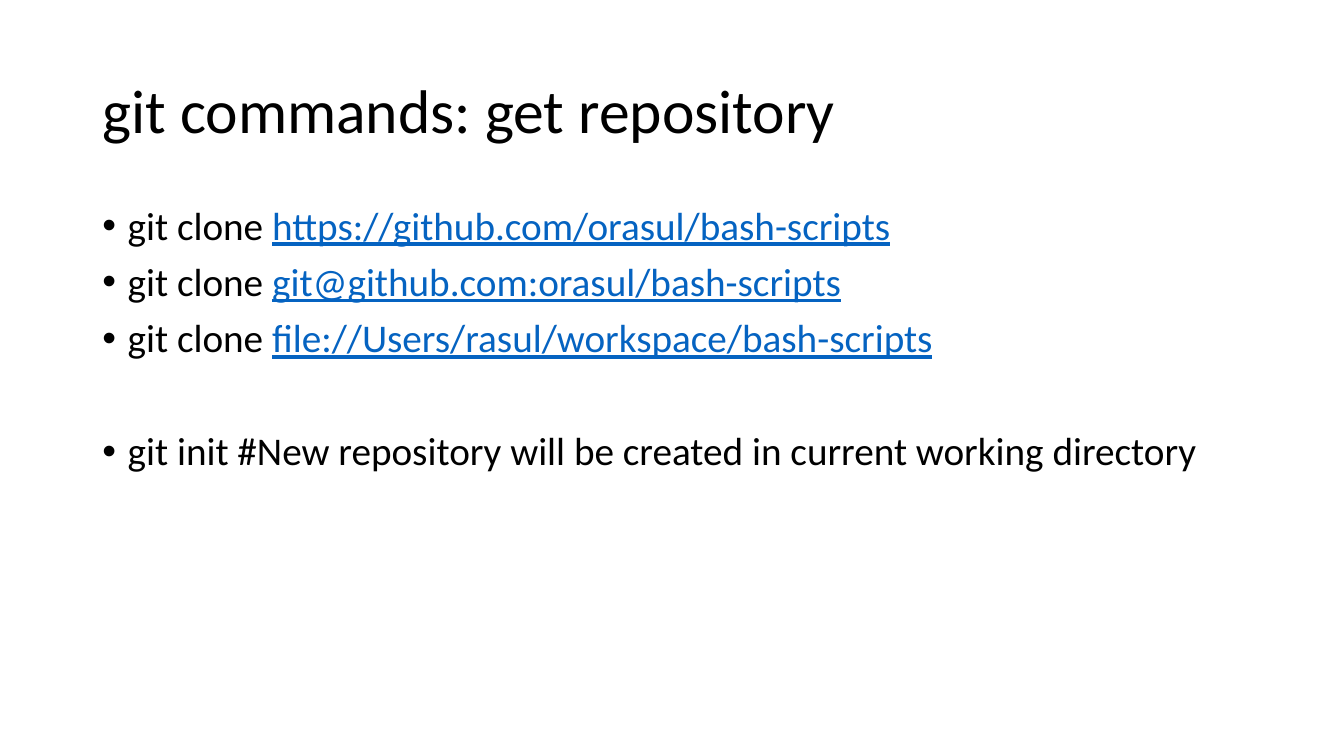
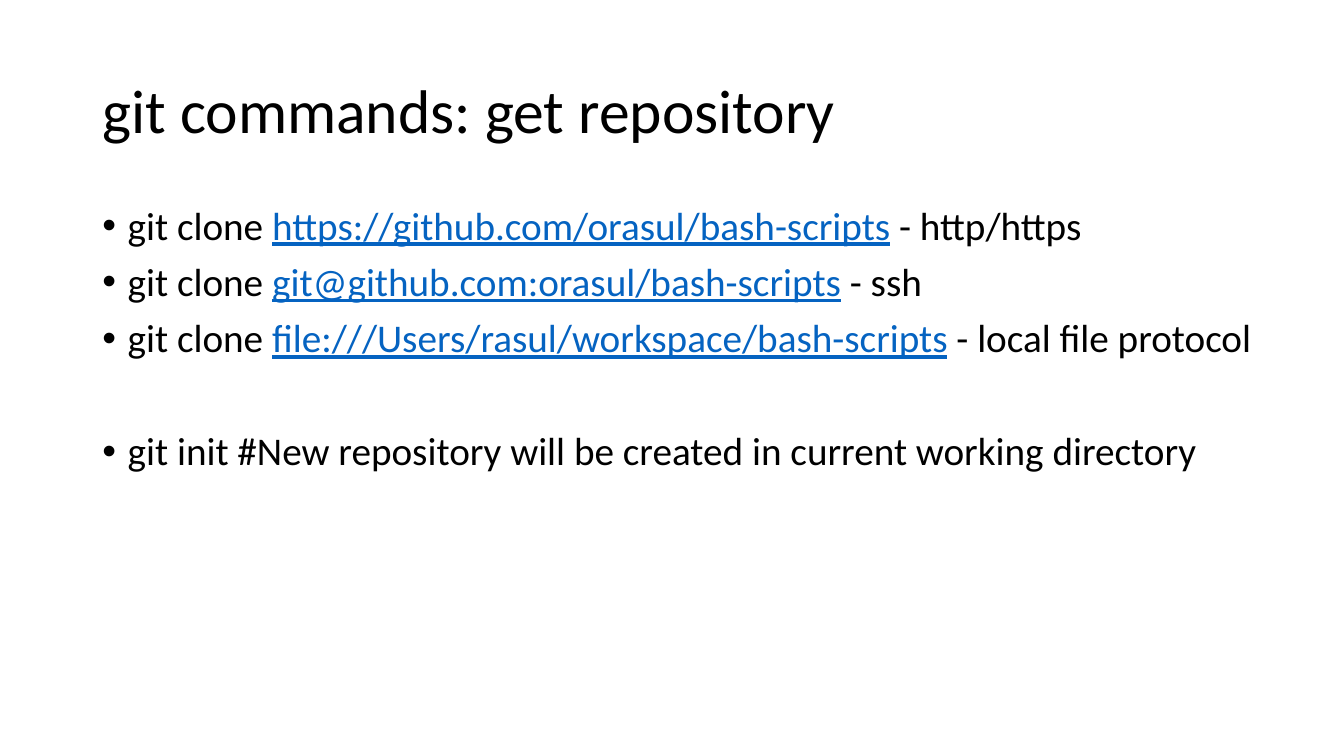
Before and after one commit to CsteerDevops1/lectures_devops2, a slide deck: slide 7 of GIT/git.pptx. Drawn at 1344x756 pixels with LibreOffice and Linux fonts; fonts in the diff are those of the drawing. Boxes give left, top, right and bottom in pixels: in the first picture for what was removed or moved away, otherwise in the second. Text is boxed around its words. In the diff, an @@ line names an element or a change of style, - is before the commit and + after.

Commit message:
Updated lectures

```diff
--- a/GIT/git.pptx
+++ b/GIT/git.pptx
@@ text at box(128, 212, 1251, 359): text changed @@
-• git clone https://github.com/orasul/bash-scripts
-• git clone git@github.com:orasul/bash-scripts
-• git clone file://Users/rasul/workspace/bash-scripts
+• git clone https://github.com/orasul/bash-scripts - http/https
+• git clone git@github.com:orasul/bash-scripts - ssh
+• git clone file:///Users/rasul/workspace/bash-scripts - local file protocol
```
Also in this commit, not shown: 4 other slides changed, 5 other files.
